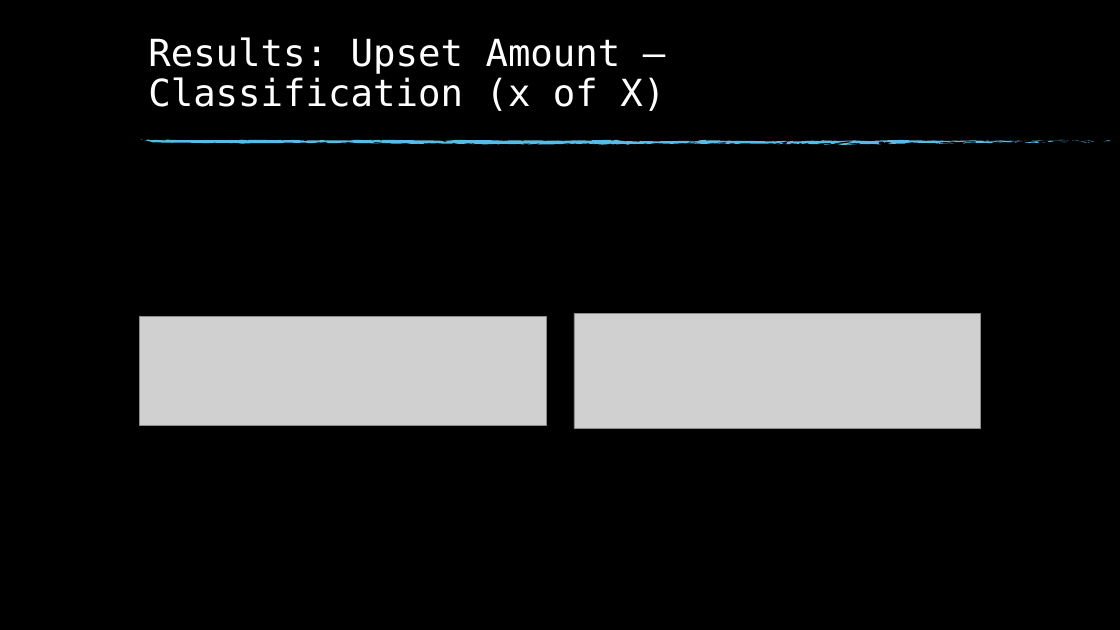
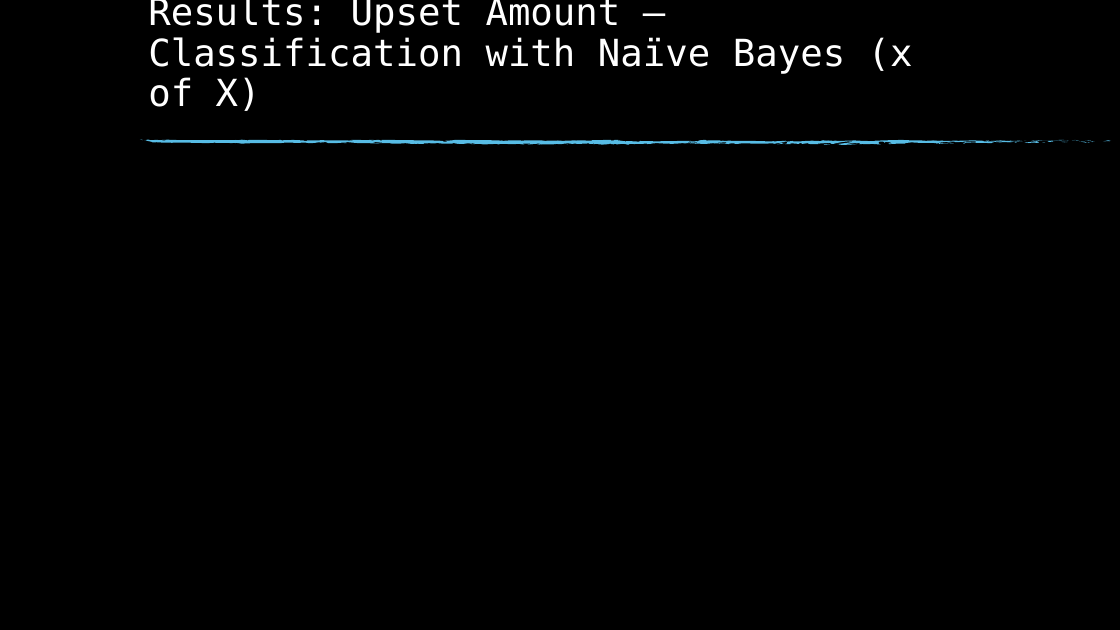
Before and after one commit to msnyde8/Graduate_Project-Upset_Potential, a slide deck: slide 23 of Upset Potential in the NFL.pptx (slide 24 before the commit). Drawn at 1120x630 pixels with LibreOffice and Linux fonts; fonts in the diff are those of the drawing; grey boxes stand for pictures; background and template pictures are left out. Boxes give left, top, right and bottom in pixels: in the first picture for what was removed or moved away, otherwise in the second. Text is boxed around its words. In the diff, an @@ line names an element or a change of style, - is before the commit and + after.

Commit message:
Naive Bayes and updates to slides

```diff
--- a/Upset Potential in the NFL.pptx
+++ b/Upset Potential in the NFL.pptx
@@ title at box(148, 0, 913, 111): text changed @@
-Results: Upset Amount – Classification (x of X)
+Results: Upset Amount – Classification with Naïve Bayes (x of X)
@@ picture removed at box(139, 317, 545, 426) @@
@@ picture removed at box(574, 313, 980, 428) @@
```
Also in this commit, not shown: 16 other slides changed, 2 other files.
